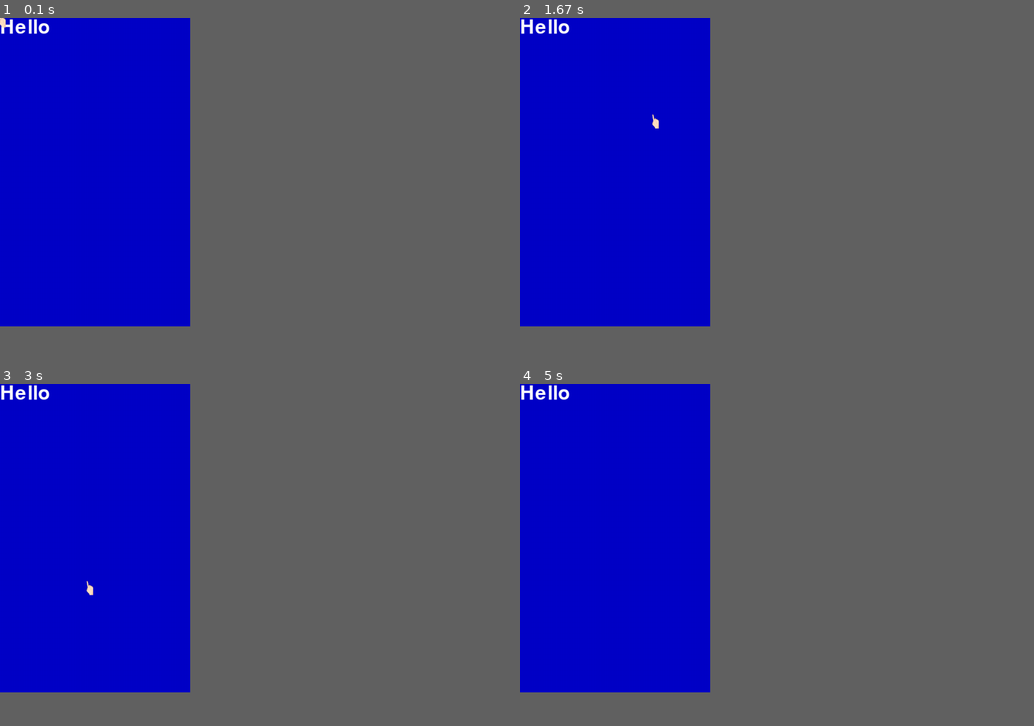
Above: before the commit, frames 1-4 (two rows, left to right).
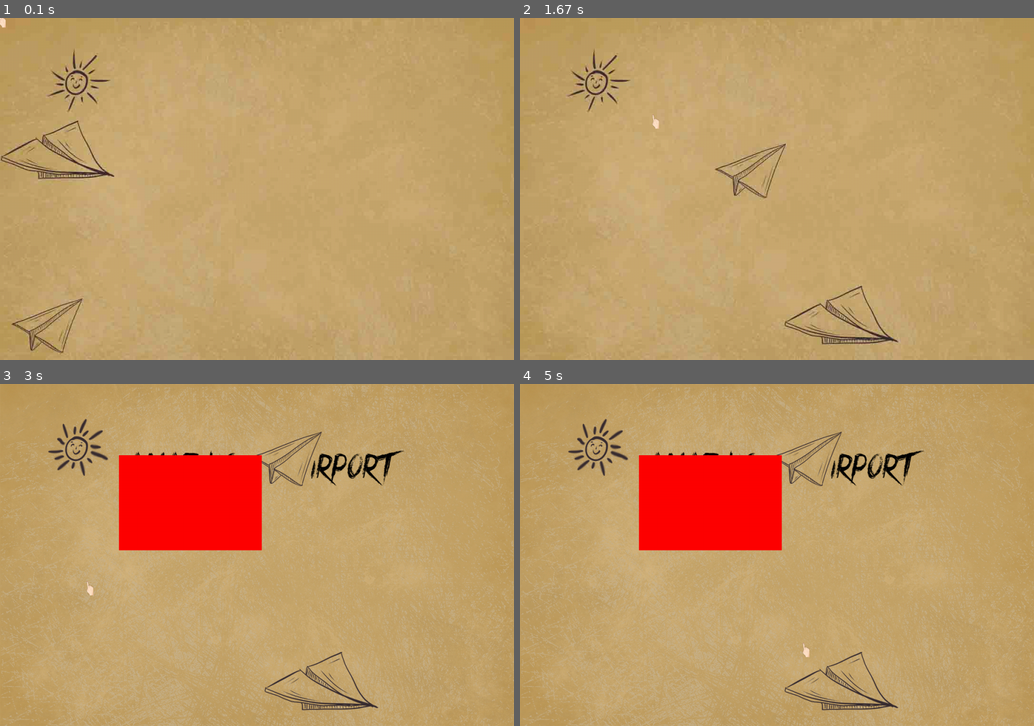
Above: after the commit, the same moments.

Repository: Gomader/pygame-planegame
Game: pygame game, started from main.py
Two runs of this game, one before a commit and one after it. Both use one fixed random seed, a clock stepped at 60 frames per second and the inputs below.
Inputs (mouse positions are in pixels of both pictures, inside the frame that each line leads up to):
- Up to frame 1 (0.1 s): no input
- Up to frame 2 (1.67 s): click (777, 189) at 0.38 s; click (828, 264) at 0.72 s; click (967, 308) at 1.05 s; click (653, 120) at 1.38 s
- Up to frame 3 (3 s): click (257, 596) at 1.72 s; click (185, 483) at 2.05 s; click (436, 643) at 2.38 s; click (87, 589) at 2.72 s
- Up to frame 4 (5 s): click (627, 490) at 3.05 s; click (653, 616) at 3.38 s; click (962, 633) at 3.72 s; click (617, 681) at 4.05 s; click (617, 575) at 4.38 s; click (807, 650) at 4.72 s
In our replay, the window is 333x541 before the commit and 900x600 after it. These sizes can differ from the game's own. Grey fills any space a smaller window leaves; there, only what the larger window draws over its background counts as a difference.

The runs differ from the first frame. In frame 1, 34% of the frame differs, in the area x 0-37%, y 0-99%; in frame 2, 35%; in frame 3, 96%; in frame 4, 96%, in the area x 0-100%, y 0-100%.

Commit message:
desgin the game logic

Diff:
--- a/main.py
+++ b/main.py
@@ -1,12 +1,20 @@
 import pygame,sys,mouse,screen
 from pygame.locals import *
 
+clock = pygame.time.Clock()
+fps = 30
+time = 0
+mode = 0
+
 while True:
+    clock.tick(fps)
     for event in pygame.event.get():
         if event.type in (QUIT,KEYDOWN):
             sys.exit()
 
-    screen.set_screen()
+    time += 1
+
+    screen.set_screen(mode,time)
 
     mouse.intmouse(screen.screen)
 
--- a/screen.py
+++ b/screen.py
@@ -6,10 +6,43 @@
 
 pygame.display.set_caption("Amazing Airport")
 
-screen = pygame.display.set_mode((400,650),0,32)
+screen = pygame.display.set_mode((1080,720),0,32)
 myfont = pygame.font.Font(None,60)
 textImage = myfont.render("Hello",True,color.white)
+background1 = pygame.image.load("images/homepagegif/1.jpg")
+background2 = pygame.image.load("images/homepagegif/2.jpg")
+background3 = pygame.image.load("images/homepagegif/3.jpg")
+background4 = pygame.image.load("images/homepagegif/4.jpg")
+background5 = pygame.image.load("images/homepagegif/5.jpg")
+background6 = pygame.image.load("images/homepagegif/6.jpg")
+background7 = pygame.image.load("images/homepagegif/7.jpg")
+background8 = pygame.image.load("images/homepagegif/8.jpg")
+background9 = pygame.image.load("images/homepagegif/9.jpg")
+background10 = pygame.image.load("images/homepagegif/10.jpg")
+backgroundmain = pygame.image.load("images/homepagegif/main.jpg")
 
-def set_screen():
-    screen.fill(color.blue)
-    screen.blit(textImage,(0,0))
+def set_screen(mode,time):
+    if mode == 0:
+        if time<=20:
+            screen.blit(background1,(0,0))
+        elif time<=25:
+            screen.blit(background2,(0,0))
+        elif time<=30:
+            screen.blit(background3,(0,0))
+        elif time<=35:
+            screen.blit(background4,(0,0))
+        elif time<=40:
+            screen.blit(background5,(0,0))
+        elif time<=45:
+            screen.blit(background6,(0,0))
+        elif time<=50:
+            screen.blit(background7,(0,0))
+        elif time<=55:
+            screen.blit(background8,(0,0))
+        elif time<=60:
+            screen.blit(background9,(0,0))
+        elif time<=65:
+            screen.blit(background10,(0,0))
+        else:
+            screen.blit(backgroundmain,(0,0))
+            pygame.draw.rect(screen,[255,0,0],[250,150,300,200],0)
Binary file removed: images/1.gif
Binary file removed: images/1.jpg
Binary file added: images/homepagegif/1.jpg
Binary file added: images/homepagegif/10.jpg
Binary file added: images/homepagegif/2.jpg
Binary file added: images/homepagegif/3.jpg
Binary file added: images/homepagegif/4.jpg
Binary file added: images/homepagegif/5.jpg
Binary file added: images/homepagegif/6.jpg
Binary file added: images/homepagegif/7.jpg
Binary file added: images/homepagegif/8.jpg
Binary file added: images/homepagegif/9.jpg
(and 2 more such lines)
